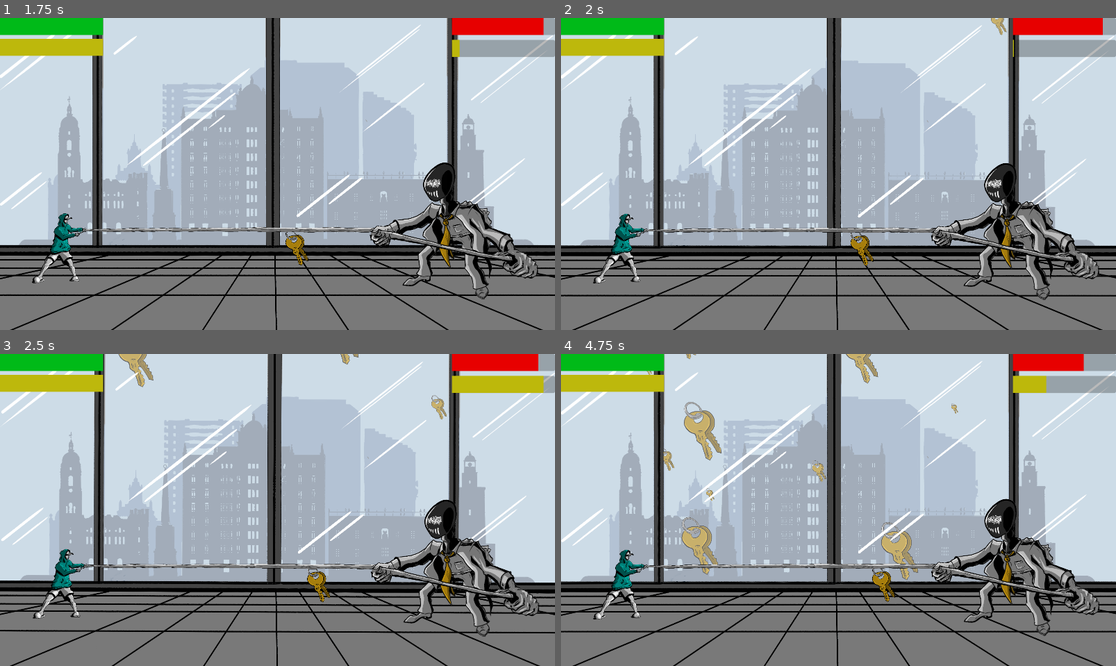
Above: before the commit, frames 1-4 (two rows, left to right).
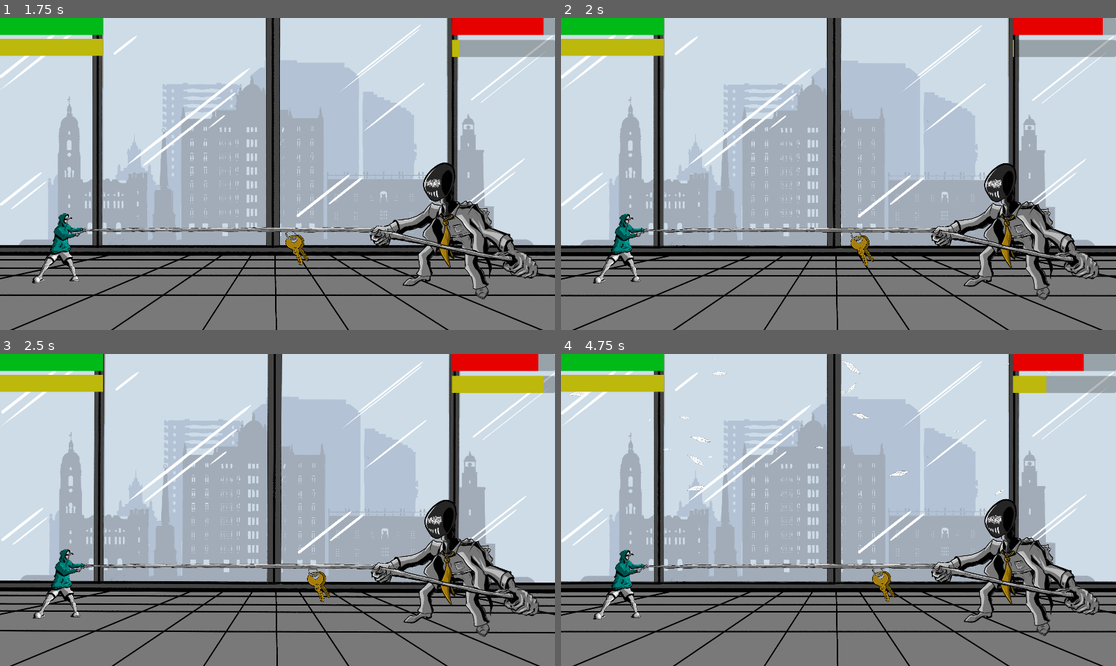
Above: after the commit, the same moments.

Repository: Xiphereal/CivisJam
Game: Godot game, scene res://scenes/intro.tscn
The game is run twice, just before and just after one commit, with the same random seed, the same clock (stepped at 60 frames per second) and the same inputs. Video files are missing from this copy of the repository; at most half a second of black plays in their place.
Inputs (mouse positions are in pixels of both pictures, inside the frame that each line leads up to):
- Up to frame 1 (1.75 s): move the mouse to (399, 158) at 0.52 s; click (399, 158) at 0.6 s; move the mouse to (166, 189) at 1.27 s; click (166, 189) at 1.35 s
- Up to frame 2 (2 s): no input
- Up to frame 3 (2.5 s): move the mouse to (333, 441) at 2.02 s; click (333, 441) at 2.1 s
- Up to frame 4 (4.75 s): move the mouse to (810, 572) at 2.77 s; click (810, 572) at 2.85 s; move the mouse to (1005, 556) at 3.52 s; click (1005, 556) at 3.6 s; move the mouse to (672, 463) at 4.27 s; click (672, 463) at 4.35 s

Frame 1 is identical in both runs. In frame 2, less than 0.1% of the frame differs, in the area x 77-81%, y 0-6%; in frame 3, 0.5%; in frame 4, 2.3%, in the area x 1-89%, y 0-73%.

Commit message:
feat: change falling objects

Diff:
--- a/scenes/did_i_win_or_lose.gd
+++ b/scenes/did_i_win_or_lose.gd
@@ -2,7 +2,6 @@
 
 const WIN_SCREEN = preload("res://art/Win.png")
 const GAME_OVER_SCREEN = preload("res://art/GameOver.png")
-
 
 func win():
 	icon = WIN_SCREEN
--- a/scenes/main.tscn
+++ b/scenes/main.tscn
@@ -6,6 +6,7 @@
 [ext_resource type="Script" path="res://scenes/suddent_pull_timer.gd" id="1_psoe2"]
 [ext_resource type="Texture2D" uid="uid://p26qyddk35y6" path="res://art/boss.png" id="2_0aigi"]
 [ext_resource type="Script" path="res://scenes/screen_shake.gd" id="2_c2w7v"]
+[ext_resource type="Texture2D" uid="uid://n6b8osfvau3m" path="res://art/hoja1.png" id="2_yu4ut"]
 [ext_resource type="Texture2D" uid="uid://bdgc0c7xpnf62" path="res://art/Foreground.png" id="3_4tilt"]
 [ext_resource type="AudioStream" uid="uid://l6lntkmm5vy5" path="res://audio/BOSS FIGHT.wav" id="3_5jvhv"]
 [ext_resource type="Texture2D" uid="uid://ce71up5nhrn8n" path="res://art/rope.png" id="3_kwbbp"]
@@ -19,14 +20,14 @@
 particle_flag_disable_z = true
 emission_shape = 3
 emission_box_extents = Vector3(1500, 1, 1)
+angle_min = -40.3
+angle_max = 52.4
 direction = Vector3(0, 1, 0)
 spread = 2.022
-initial_velocity_max = 322.58
-gravity = Vector3(0, 98, 0)
-linear_accel_min = -12.9
-linear_accel_max = 16.13
+initial_velocity_max = 50.0
+gravity = Vector3(0, 70, 0)
 scale_min = 0.01
-scale_max = 0.3
+scale_max = 0.1
 
 [sub_resource type="RectangleShape2D" id="RectangleShape2D_tutl4"]
 size = Vector2(56.518, 584)
@@ -51,23 +52,23 @@
 
 [node name="Node2D" type="Node2D"]
 
-[node name="Scenary" type="Node2D" parent="."]
-
-[node name="Background" type="Sprite2D" parent="Scenary"]
+[node name="Environment" type="Node2D" parent="."]
+
+[node name="Background" type="Sprite2D" parent="Environment"]
 z_index = -1
 scale = Vector2(0.516667, 0.516667)
 texture = ExtResource("1_5j8mf")
 
-[node name="FallingObjecs" type="GPUParticles2D" parent="Scenary"]
+[node name="FallingObjecs" type="GPUParticles2D" parent="Environment"]
 z_index = -1
 position = Vector2(0, -911)
-amount = 30
+amount = 150
 process_material = SubResource("ParticleProcessMaterial_fa1x2")
-texture = ExtResource("5_ecji2")
-lifetime = 5.0
+texture = ExtResource("2_yu4ut")
+lifetime = 8.0
 visibility_rect = Rect2(-2322.7, -841.658, 4638.97, 4600.25)
 
-[node name="Foreground" type="Sprite2D" parent="Scenary"]
+[node name="Foreground" type="Sprite2D" parent="Environment"]
 scale = Vector2(0.517, 0.517)
 texture = ExtResource("3_4tilt")
 
Binary file added: art/hoja1.png
Not shown, added: art/hoja1.png.import
Not shown: 1 places in scenes/main.tscn that only renumber resources
